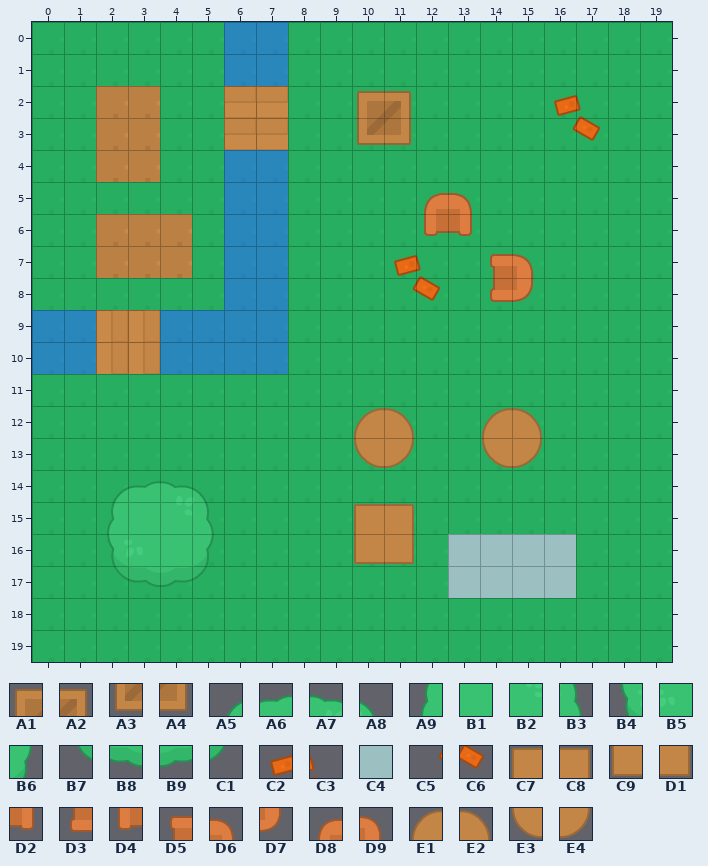
Level history. Tiled map: resources/locations/tilemaps/summer_island/tilemap.tmx. Above is the file before it was changed.
Cells are 32x32 px. Shown: x 0..19, y 0..19.
Key: from "tilesheet_complete": A1 472, A2 473, A3 526, A4 527, A5 684, A6 685, A7 686, A8 687, A9 738, B1 739, B2 740, B3 741, B4 792, B5 793, B6 795, B7 846, B8 847, B9 848, C1 849, C2 1116, C3 1117, C4 1149, C5 1170, C6 1171, C7 1774, C8 1775, C9 1828, D1 1829, D2 1872 turned 180, D3 1872 turned 270, D4 1873 turned 180, D5 1873 turned 270, D6 1926 turned 180, D7 1926 turned 270, D8 1927 turned 180, D9 1927 turned 270, E1 1982, E2 1983, E3 2036, E4 2037.
__ is an empty cell.
Objects are placed by their top-left corner, in cells (3,4 is the top-left corner of cell 3,4); size is 1x1 cell unless given.
Layers that did not change in this view are not listed.
Layer "objects" before, first column x 0:
 0 __ __ __ __ __ __ __ __ __ __ __ __ __ __ __ __ __ __ __ __
 1 __ __ __ __ __ __ __ __ __ __ __ __ __ __ __ __ __ __ __ __
 2 __ __ __ __ __ __ __ __ __ __ A1 A2 __ __ __ __ C2 C3 __ __
 3 __ __ __ __ __ __ __ __ __ __ A3 A4 __ __ __ __ C5 C6 __ __
 4 __ __ __ __ __ __ __ __ __ __ __ __ __ __ __ __ __ __ __ __
 5 __ __ __ __ __ __ __ __ __ __ __ __ D8 D6 __ __ __ __ __ __
 6 __ __ __ __ __ __ __ __ __ __ __ __ D4 D2 __ __ __ __ __ __
 7 __ __ __ __ __ __ __ __ __ __ __ C2 C3 __ D5 D9 __ __ __ __
 8 __ __ __ __ __ __ __ __ __ __ __ C5 C6 __ D3 D7 __ __ __ __
 9 __ __ __ __ __ __ __ __ __ __ __ __ __ __ __ __ __ __ __ __
10 __ __ __ __ __ __ __ __ __ __ __ __ __ __ __ __ __ __ __ __
11 __ __ __ __ __ __ __ __ __ __ __ __ __ __ __ __ __ __ __ __
12 __ __ __ __ __ __ __ __ __ __ __ __ __ __ __ __ __ __ __ __
13 __ __ __ __ __ __ __ __ __ __ __ __ __ __ __ __ __ __ __ __
14 __ __ A5 A6 A7 A8 __ __ __ __ __ __ __ __ __ __ __ __ __ __
15 __ __ A9 B1 B2 B3 __ __ __ __ __ __ __ __ __ __ __ __ __ __
16 __ __ B4 B5 B1 B6 __ __ __ __ __ __ __ C4 C4 C4 C4 __ __ __
17 __ __ B7 B8 B9 C1 __ __ __ __ __ __ __ C4 C4 C4 C4 __ __ __
18 __ __ __ __ __ __ __ __ __ __ __ __ __ __ __ __ __ __ __ __
19 __ __ __ __ __ __ __ __ __ __ __ __ __ __ __ __ __ __ __ __
Layer "roofs" before, first column x 0:
 0 __ __ __ __ __ __ __ __ __ __ __ __ __ __ __ __ __ __ __ __
 1 __ __ __ __ __ __ __ __ __ __ __ __ __ __ __ __ __ __ __ __
 2 __ __ __ __ __ __ __ __ __ __ __ __ __ __ __ __ __ __ __ __
 3 __ __ __ __ __ __ __ __ __ __ __ __ __ __ __ __ __ __ __ __
 4 __ __ __ __ __ __ __ __ __ __ __ __ __ __ __ __ __ __ __ __
 5 __ __ __ __ __ __ __ __ __ __ __ __ __ __ __ __ __ __ __ __
 6 __ __ __ __ __ __ __ __ __ __ __ __ __ __ __ __ __ __ __ __
 7 __ __ __ __ __ __ __ __ __ __ __ __ __ __ __ __ __ __ __ __
 8 __ __ __ __ __ __ __ __ __ __ __ __ __ __ __ __ __ __ __ __
 9 __ __ __ __ __ __ __ __ __ __ __ __ __ __ __ __ __ __ __ __
10 __ __ __ __ __ __ __ __ __ __ __ __ __ __ __ __ __ __ __ __
11 __ __ __ __ __ __ __ __ __ __ __ __ __ __ __ __ __ __ __ __
12 __ __ __ __ __ __ __ __ __ __ E1 E2 __ __ E1 E2 __ __ __ __
13 __ __ __ __ __ __ __ __ __ __ E3 E4 __ __ E3 E4 __ __ __ __
14 __ __ __ __ __ __ __ __ __ __ __ __ __ __ __ __ __ __ __ __
15 __ __ __ __ __ __ __ __ __ __ C7 C8 __ __ __ __ __ __ __ __
16 __ __ __ __ __ __ __ __ __ __ C9 D1 __ __ __ __ __ __ __ __
17 __ __ __ __ __ __ __ __ __ __ __ __ __ __ __ __ __ __ __ __
18 __ __ __ __ __ __ __ __ __ __ __ __ __ __ __ __ __ __ __ __
19 __ __ __ __ __ __ __ __ __ __ __ __ __ __ __ __ __ __ __ __
New version:
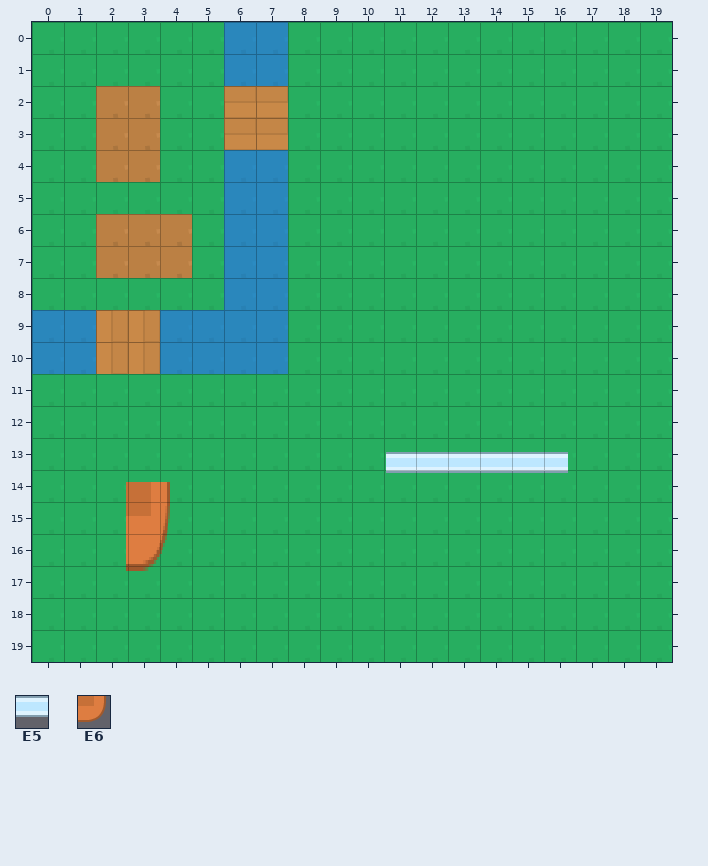
Further tiles: from "tilesheet_complete": E5 1837, E6 1925.
Change:
Changed rows in their new state; .. is an unchanged cell.
Layer "objects" (removed):
first column x 10:
 2 __ __ .. .. .. .. __ __
 3 __ __ .. .. .. .. __ __
 5 .. .. __ __ .. .. .. ..
 6 .. .. __ __ .. .. .. ..
 7 .. __ __ .. __ __ .. ..
 8 .. __ __ .. __ __ .. ..
first column x 2:
14 __ __ __ __ .. .. .. .. .. .. .. .. .. .. ..
15 __ __ __ __ .. .. .. .. .. .. .. .. .. .. ..
16 __ __ __ __ .. .. .. .. .. .. .. __ __ __ __
17 __ __ __ __ .. .. .. .. .. .. .. __ __ __ __
Layer "roofs" (removed):
first column x 10:
12 __ __ .. .. __ __
13 __ __ .. .. __ __
15 __ __ .. .. .. ..
16 __ __ .. .. .. ..
Layer "objects" (added):
added: E5 at 11.1,13.4 size 5.7x1
added: E6 at 2.9,14.4 size 1.6x3.4
